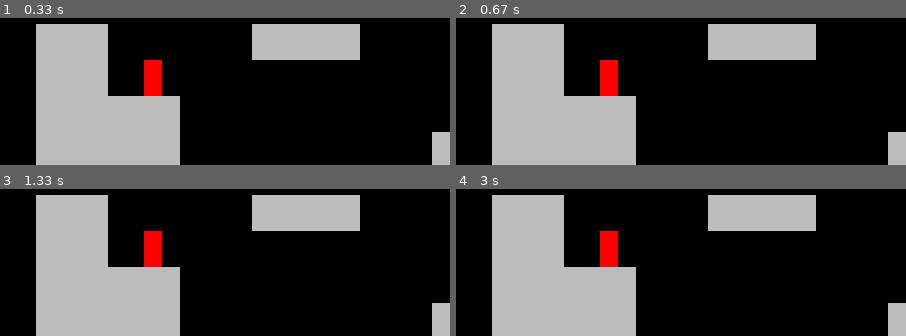
Above: before the commit, frames 1-4 (two rows, left to right).
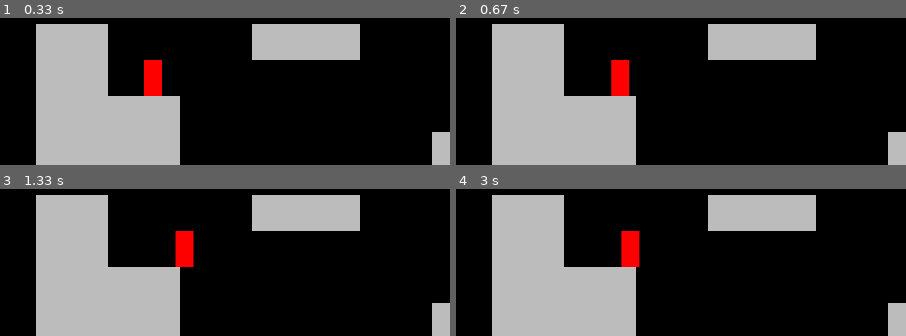
Above: after the commit, the same moments.

Repository: harryodubhghaill/pygame-platformer
Game: pygame game, started from main.py
The game is run twice, just before and just after one commit, with the same random seed, the same clock (stepped at 60 frames per second) and the same inputs.
Inputs:
- Up to frame 1 (0.33 s): no input
- Up to frame 2 (0.67 s): hold D from 0.33 s (still down)
- Up to frame 3 (1.33 s): release D at 0.8 s; hold D 0.83-1.3 s
- Up to frame 4 (3 s): hold A 1.33-1.87 s; hold A 1.9-2.3 s; hold D 2.33-2.97 s
The pictures show only the part of the screen within x 0-50%, y 0-50%; the shares and areas given below are measured in that part.

Frame 1 is identical in both runs. In frame 2, 1.3% of the frame differs, in the area x 32-39%, y 28-54%; in frame 3, 2.0%, in the area x 32-44%, y 28-54%; in frame 4, 2.0%.

Commit message:
add basic player movement from keyboard input

Diff:
--- a/level.py
+++ b/level.py
@@ -35,4 +35,5 @@
         self.tiles.draw(self.display_surface)
 
         # player
+        self.player.update()
         self.player.draw(self.display_surface)
--- a/player.py
+++ b/player.py
@@ -5,3 +5,22 @@
         self.image = pygame.Surface((32,64))
         self.image.fill('red')
         self.rect = self.image.get_rect(topleft = pos)
+        self.direction = pygame.math.Vector2(0, 0)
+
+    def get_input(self):
+        keys = pygame.key.get_pressed()
+
+        if keys[pygame.K_d]:
+            self.direction.x = 1
+        elif keys[pygame.K_a]:
+            self.direction.x = -1
+        # elif keys[pygame.K_w]:
+        #     pass
+        # elif keys[pygame.K_s]:
+        #     pass
+        else:
+            self.direction.x = 0
+
+    def update(self):
+        self.get_input()
+        self.rect.x += self.direction.x
